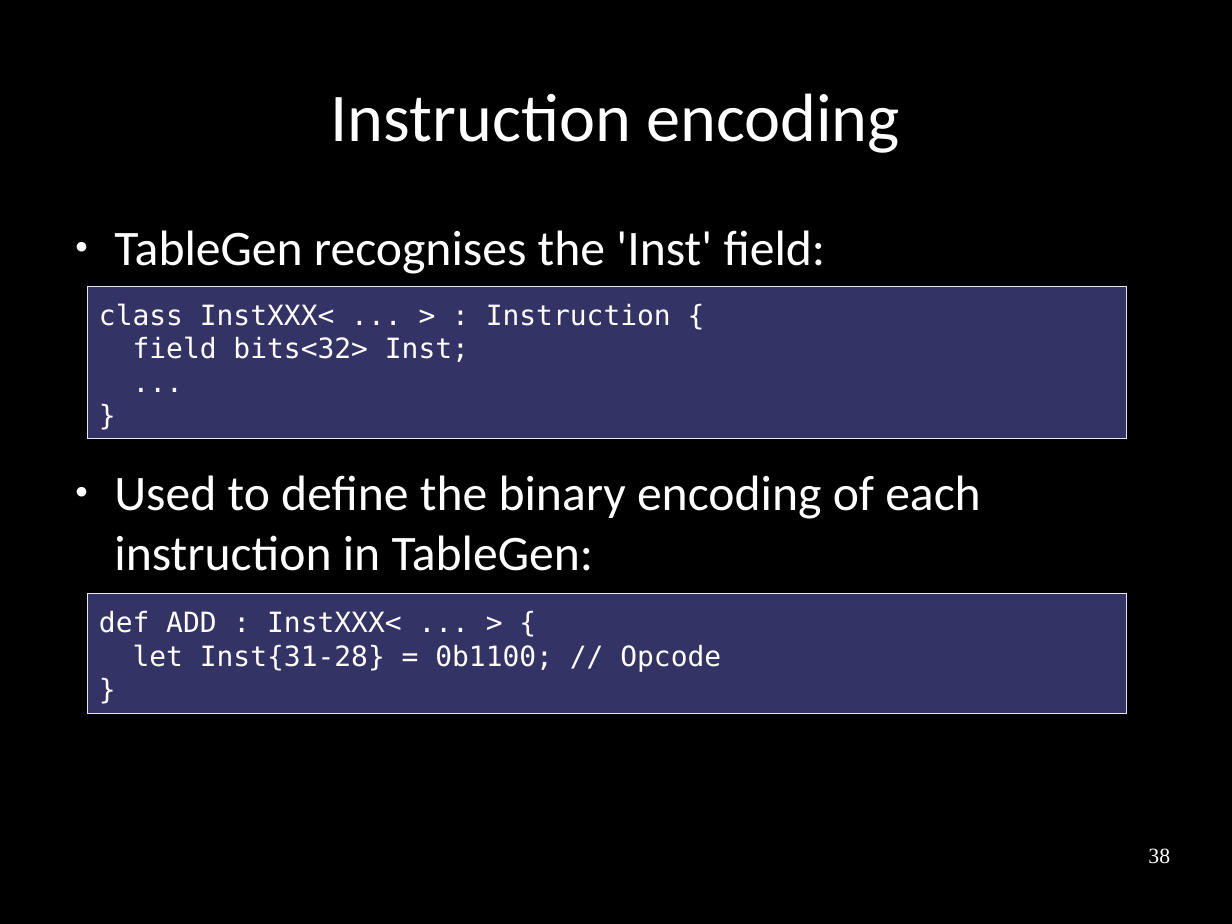
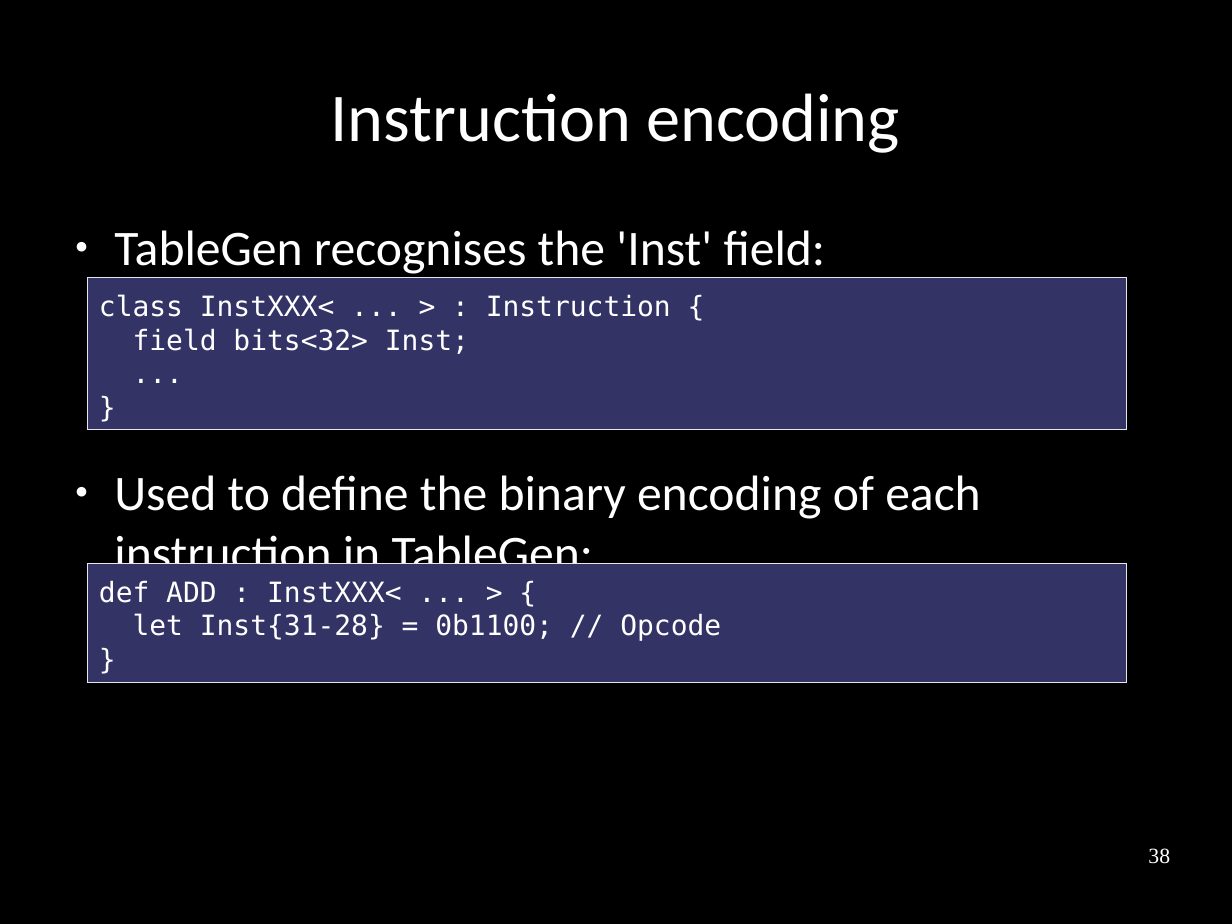
Before and after one commit to frasercrmck/llvm-leg, a slide deck: slide 38 of docs/Codeplay/Slides.odp. Drawn at 1232x924 pixels with LibreOffice and Linux fonts; fonts in the diff are those of the drawing. Boxes give left, top, right and bottom in pixels: in the first picture for what was removed or moved away, otherwise in the second. Text is boxed around its words. In the diff, an @@ line names an element or a change of style, - is before the commit and + after.

Commit message:
Layout changes and removing empty summary page.

```diff
--- a/docs/Codeplay/Slides.odp
+++ b/docs/Codeplay/Slides.odp
@@ rectangle "class InstXXX< ... > : ...": place and size @@
-rectangle "class InstXXX< ... > : ..." at <box>88,286,1127,438</box>
+rectangle "class InstXXX< ... > : ..." at <box>88,277,1127,429</box>
@@ rectangle "def ADD : InstXXX< ... ...": place and size @@
-rectangle "def ADD : InstXXX< ... ..." at <box>88,594,1127,713</box>
+rectangle "def ADD : InstXXX< ... ..." at <box>88,563,1127,683</box>
```
Also in this commit, not shown: 13 other slides changed, 1 slide removed.
